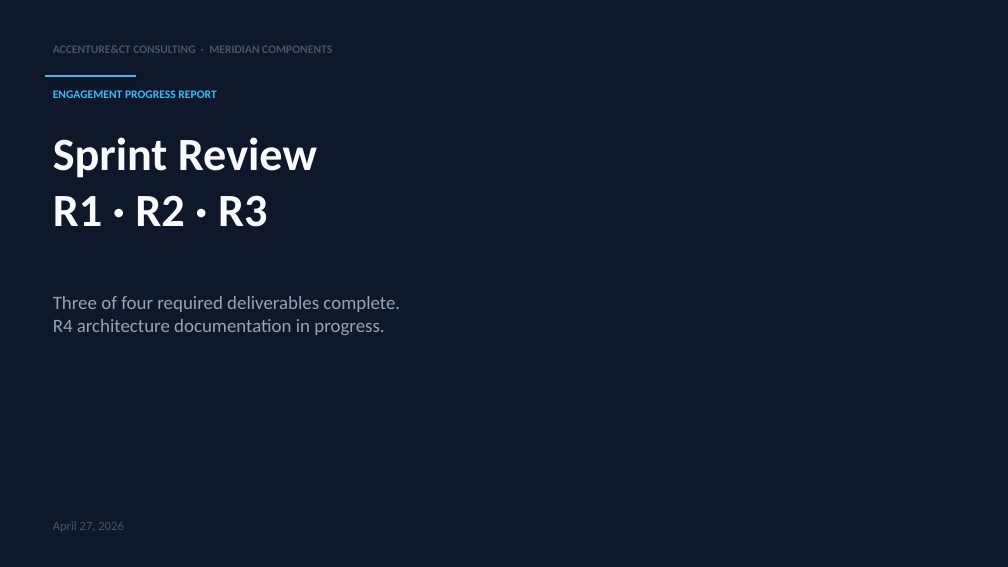
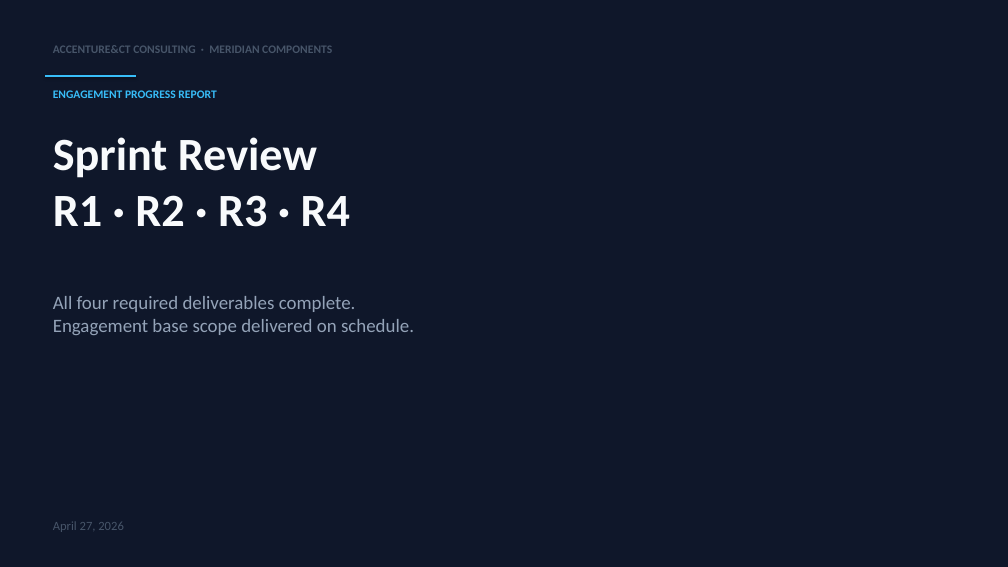
Before and after one commit to lindsey-anthropic/meridian-workshop, a slide deck: slide 1 of proposal/progress-report.pptx. Drawn at 1008x567 pixels with LibreOffice and Linux fonts; fonts in the diff are those of the drawing. Boxes give left, top, right and bottom in pixels: in the first picture for what was removed or moved away, otherwise in the second. Text is boxed around its words. In the diff, an @@ line names an element or a change of style, - is before the commit and + after.

```diff
--- a/proposal/progress-report.pptx
+++ b/proposal/progress-report.pptx
@@ text at <box>53,137,350,227</box>: text changed @@
-Sprint Review
-R1 · R2 · R3
+Sprint Review
+R1 · R2 · R3 · R4
@@ text at <box>53,296,414,335</box>: text changed @@
-Three of four required deliverables complete.
-R4 architecture documentation in progress.
+All four required deliverables complete.
+Engagement base scope delivered on schedule.
```
Also in this commit, not shown: 1 other slide changed, 2 slides added, 1 slide removed, 1 other file.
